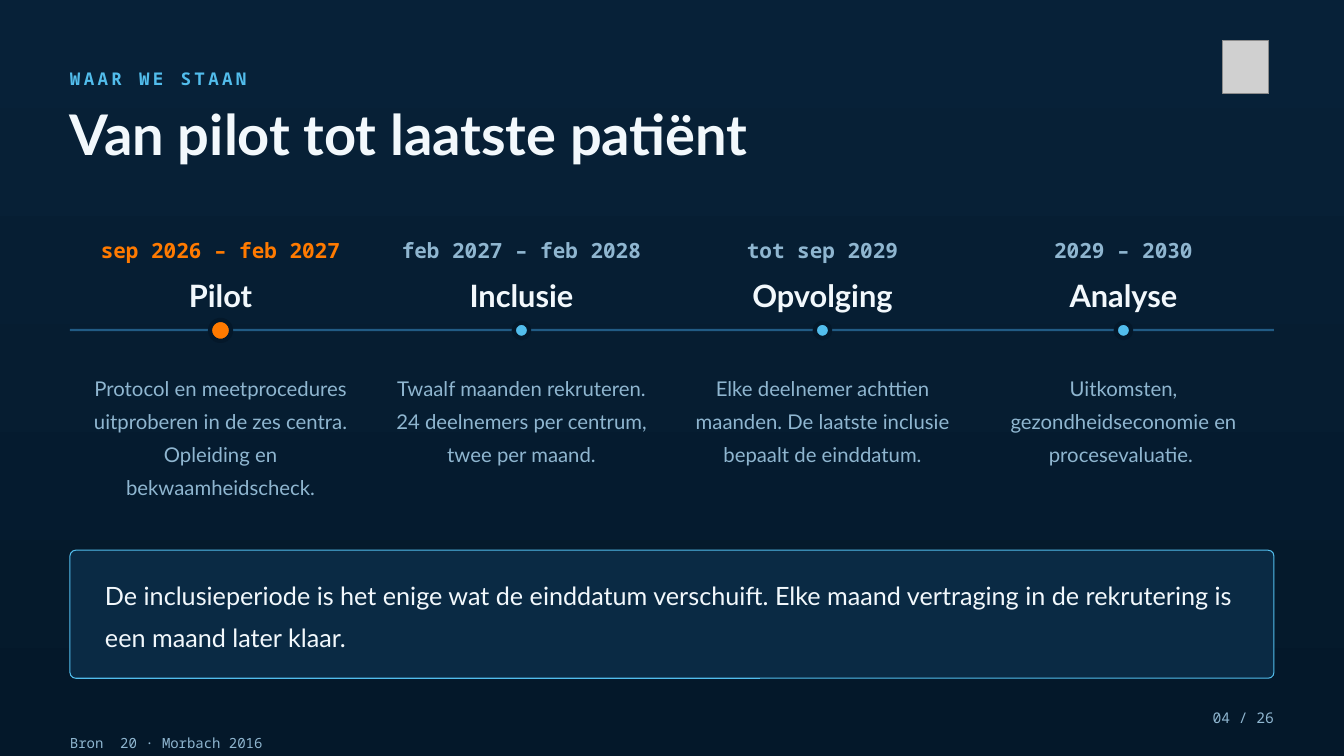
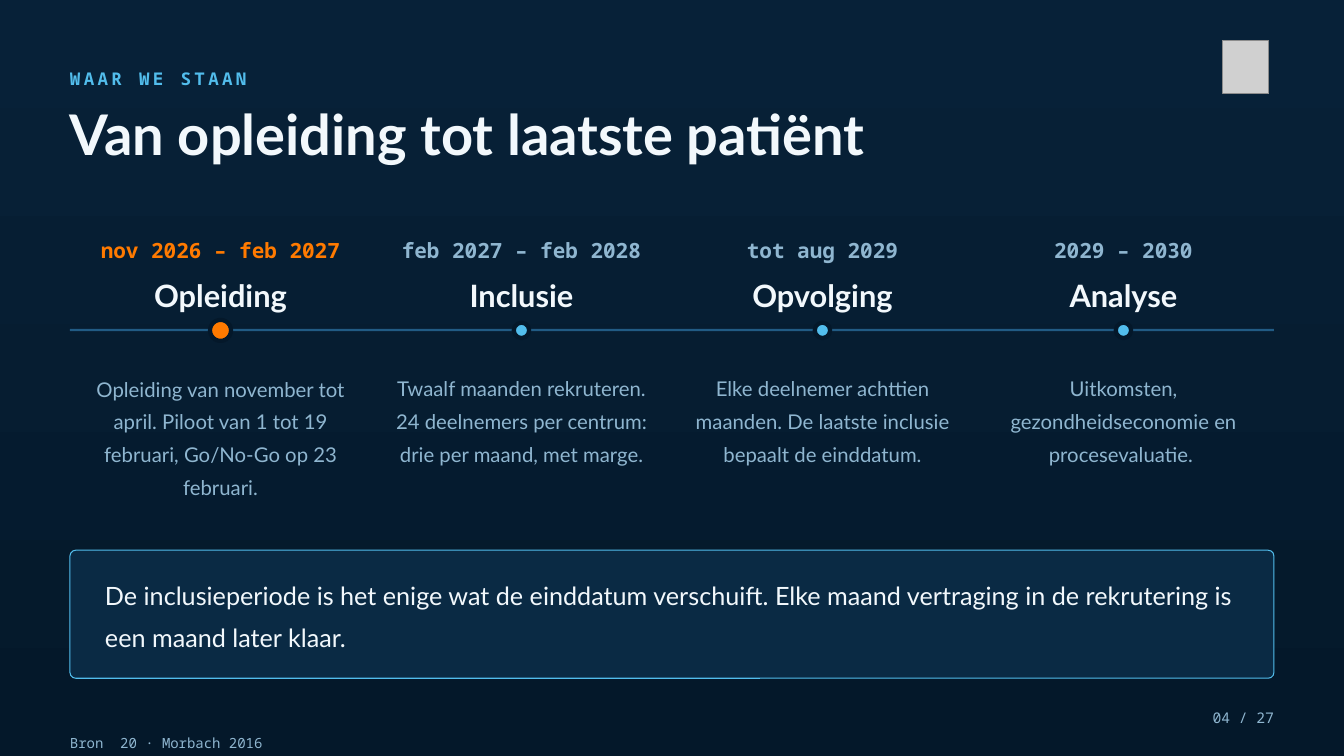
Before and after one commit to Dellfs/paradise-project, a slide deck: slide 4 of PARADISE_presentatie/PARADISE_az_groeninge.pptx. Drawn at 1344x756 pixels with LibreOffice and Linux fonts; fonts in the diff are those of the drawing; grey boxes stand for pictures. Boxes give left, top, right and bottom in pixels: in the first picture for what was removed or moved away, otherwise in the second. Text is boxed around its words. In the diff, an @@ line names an element or a change of style, - is before the commit and + after.

```diff
--- a/PARADISE_presentatie/PARADISE_az_groeninge.pptx
+++ b/PARADISE_presentatie/PARADISE_az_groeninge.pptx
@@ text at (70, 113, 865, 165): text changed @@
-Van pilot tot laatste patiënt
+Van opleiding tot laatste patiënt
@@ text at (101, 242, 340, 259): text changed @@
-sep 2026 – feb 2027
+nov 2026 – feb 2027
@@ text at (747, 243, 898, 263): text changed @@
-tot sep 2029
+tot aug 2029
@@ text at (154, 284, 287, 313): text changed @@
-Pilot
+Opleiding
@@ text at (96, 382, 345, 495): text changed @@
-Protocol en meetprocedures uitproberen in de zes centra. Opleiding en bekwaamheidscheck.
+Opleiding van november tot april. Piloot van 1 tot 19 februari, Go/No-Go op 23 februari.
@@ text at (396, 381, 647, 466): text changed @@
-Twaalf maanden rekruteren. 24 deelnemers per centrum, twee per maand.
+Twaalf maanden rekruteren. 24 deelnemers per centrum: drie per maand, met marge.
@@ text at (1213, 712, 1274, 723): text changed @@
-04 / 26
+04 / 27
```
Also in this commit, not shown: 21 other slides changed, 2 slides added, 1 slide removed, 1 other file.
